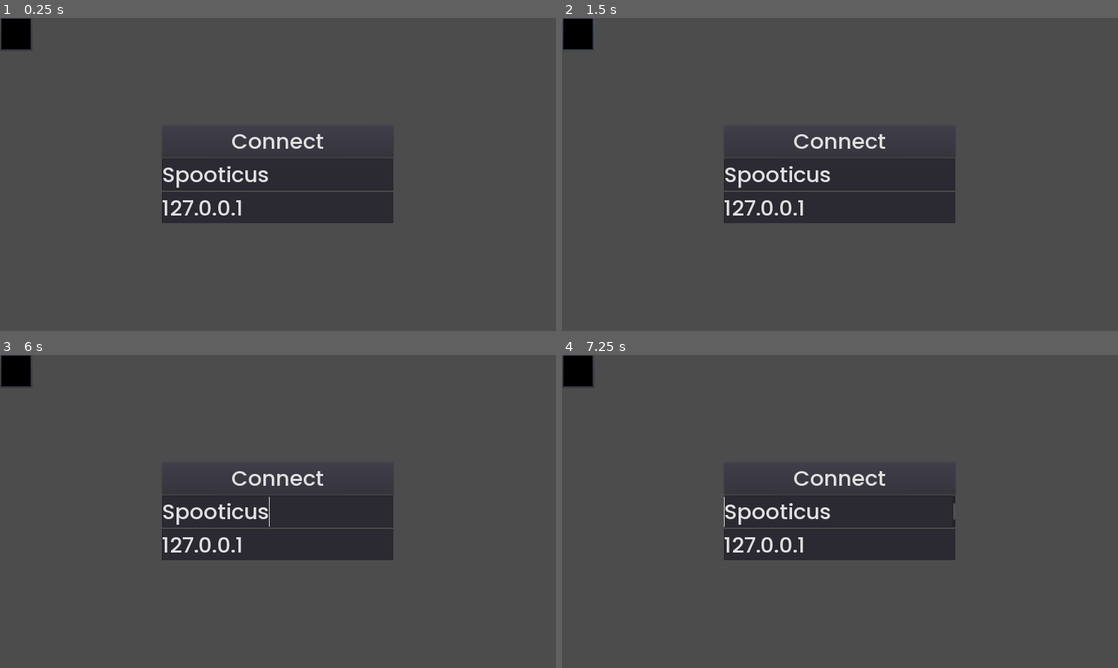
Above: before the commit, frames 1-4 (two rows, left to right).
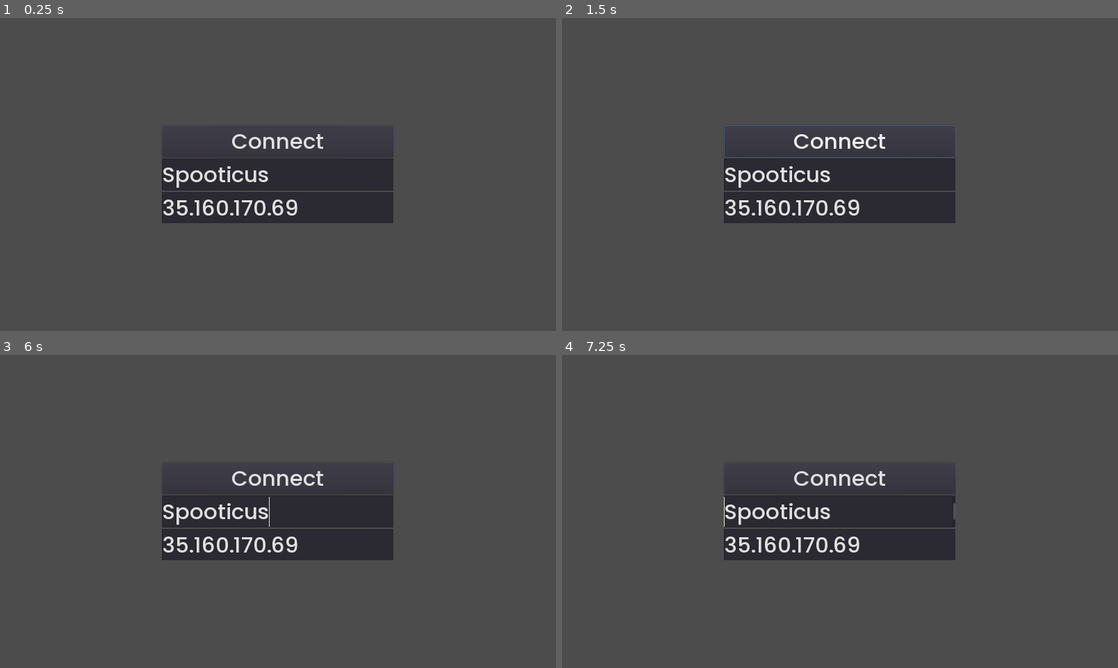
Above: after the commit, the same moments.

Repository: Spootikai/family_splatters
Game: Godot game, scene res://scenes/MainMenu.tscn
The game is run twice, just before and just after one commit, with the same random seed, the same clock (stepped at 60 frames per second) and the same inputs.
Inputs (mouse positions are in pixels of both pictures, inside the frame that each line leads up to):
- Up to frame 1 (0.25 s): no input
- Up to frame 2 (1.5 s): click "Connect" at 0.5 s; move the mouse to (962, 158) at 1.27 s; press the mouse at (962, 158) at 1.28 s; hold Up (ui_up) from 1.28 s (still down)
- Up to frame 3 (6 s): move the mouse to (166, 527) at 2.02 s; release Up (ui_up) at 2.03 s; release the mouse at (166, 527) at 2.03 s; right-click (166, 527) at 2.1 s; move the mouse to (333, 442) at 2.77 s; press the mouse at (333, 442) at 2.78 s; hold Up (ui_up) 2.78-4.28 s; move the mouse to (250, 574) at 3.52 s; release the mouse at (250, 574) at 3.53 s; right-click (250, 574) at 3.6 s; move the mouse to (444, 558) at 4.27 s; press the mouse at (444, 558) at 4.28 s; move the mouse to (111, 464) at 5.02 s; release the mouse at (111, 464) at 5.03 s; right-click (111, 464) at 5.1 s; move the mouse to (305, 511) at 5.77 s; press the mouse at (305, 511) at 5.78 s
- Up to frame 4 (7.25 s): tap Enter (ui_accept) at 6.5, 6.77 s; move the mouse to (756, 433) at 6.52 s; release the mouse at (756, 433) at 6.53 s; hold Up (ui_up) from 6.53 s (still down); right-click (756, 433) at 6.6 s

The runs differ from the first frame. In frame 1, 1.1% of the frame differs, in the area x 0-54%, y 0-64%; in frame 2, 1.4%, in the area x 0-71%, y 0-64%; in frame 3, 1.1%; in frame 4, 1.1%.

Commit message:
Add files via upload

Diff:
--- a/scenes/ColorButton.gd
+++ b/scenes/ColorButton.gd
@@ -5,6 +5,5 @@
 func _ready():
 	self.modulate = color
 
-
 func _on_TextureButton_pressed():
-	self.find_parent("ColorPicker").queue_free()
+	self.find_parent("ColorPicker").button_pressed(color)
--- a/scenes/ColorPicker.gd
+++ b/scenes/ColorPicker.gd
@@ -1,7 +1,20 @@
 extends Control
 
+onready var await_server = false
 
+func _ready():
+	pass
 
-# Called when the node enters the scene tree for the first time.
-func _ready():
-	pass # Replace with function body.
+func button_pressed(color):
+	await_server = true
+	PlayerSettings.color = color
+	Server.requestPlayerSettings(color, PlayerSettings.title, self.get_instance_id())
+
+func acceptPlayerSettings():
+	queue_free()
+
+func denyPlayerSettings(type):
+	if type == "title":
+		PlayerSettings.title = str(Server.self_id)
+	if type == "color":
+		await_server = false
--- a/scenes/ColorPicker.tscn
+++ b/scenes/ColorPicker.tscn
@@ -48,50 +48,50 @@
 rect_scale = Vector2( 1, 1 )
 color = Color( 0.85098, 0, 0, 1 )
 
-[node name="TextureButton2" parent="Panel/GridContainer" instance=ExtResource( 3 )]
+[node name="TextureButton3" parent="Panel/GridContainer" instance=ExtResource( 3 )]
 margin_left = 231.0
 margin_right = 458.0
-rect_scale = Vector2( 1, 1 )
-color = Color( 0, 0.368627, 1, 1 )
-
-[node name="TextureButton3" parent="Panel/GridContainer" instance=ExtResource( 3 )]
-margin_left = 462.0
-margin_right = 689.0
 rect_scale = Vector2( 1, 1 )
 rect_pivot_offset = Vector2( -2396, -738 )
 color = Color( 1, 0.960784, 0, 1 )
 
 [node name="TextureButton4" parent="Panel/GridContainer" instance=ExtResource( 3 )]
+margin_left = 462.0
+margin_right = 689.0
+rect_scale = Vector2( 1, 1 )
+color = Color( 0.172549, 1, 0, 1 )
+
+[node name="TextureButton8" parent="Panel/GridContainer" instance=ExtResource( 3 )]
 margin_left = 693.0
 margin_right = 920.0
 rect_scale = Vector2( 1, 1 )
-color = Color( 0.172549, 1, 0, 1 )
+color = Color( 0, 0.976471, 1, 1 )
 
-[node name="TextureButton5" parent="Panel/GridContainer" instance=ExtResource( 3 )]
+[node name="TextureButton7" parent="Panel/GridContainer" instance=ExtResource( 3 )]
 margin_left = 924.0
 margin_right = 1151.0
 rect_scale = Vector2( 1, 1 )
-color = Color( 1, 0.658824, 0, 1 )
+color = Color( 1, 0, 0.984314, 1 )
 
-[node name="TextureButton6" parent="Panel/GridContainer" instance=ExtResource( 3 )]
+[node name="TextureButton11" parent="Panel/GridContainer" instance=ExtResource( 3 )]
 margin_left = 1155.0
 margin_right = 1382.0
 rect_scale = Vector2( 1, 1 )
-color = Color( 0.592157, 0, 1, 1 )
+color = Color( 1, 1, 1, 1 )
 
-[node name="TextureButton7" parent="Panel/GridContainer" instance=ExtResource( 3 )]
+[node name="TextureButton10" parent="Panel/GridContainer" instance=ExtResource( 3 )]
 margin_top = 275.0
 margin_bottom = 546.0
 rect_scale = Vector2( 1, 1 )
-color = Color( 1, 0, 0.984314, 1 )
+color = Color( 0.439216, 0, 0, 1 )
 
-[node name="TextureButton8" parent="Panel/GridContainer" instance=ExtResource( 3 )]
+[node name="TextureButton5" parent="Panel/GridContainer" instance=ExtResource( 3 )]
 margin_left = 231.0
 margin_top = 275.0
 margin_right = 458.0
 margin_bottom = 546.0
 rect_scale = Vector2( 1, 1 )
-color = Color( 0, 0.976471, 1, 1 )
+color = Color( 1, 0.537255, 0, 1 )
 
 [node name="TextureButton9" parent="Panel/GridContainer" instance=ExtResource( 3 )]
 margin_left = 462.0
@@ -101,21 +101,21 @@
 rect_scale = Vector2( 1, 1 )
 color = Color( 0, 0.415686, 0.101961, 1 )
 
-[node name="TextureButton10" parent="Panel/GridContainer" instance=ExtResource( 3 )]
+[node name="TextureButton2" parent="Panel/GridContainer" instance=ExtResource( 3 )]
 margin_left = 693.0
 margin_top = 275.0
 margin_right = 920.0
 margin_bottom = 546.0
 rect_scale = Vector2( 1, 1 )
-color = Color( 0.301961, 0, 0.105882, 1 )
+color = Color( 0, 0.368627, 1, 1 )
 
-[node name="TextureButton11" parent="Panel/GridContainer" instance=ExtResource( 3 )]
+[node name="TextureButton6" parent="Panel/GridContainer" instance=ExtResource( 3 )]
 margin_left = 924.0
 margin_top = 275.0
 margin_right = 1151.0
 margin_bottom = 546.0
 rect_scale = Vector2( 1, 1 )
-color = Color( 1, 1, 1, 1 )
+color = Color( 0.435294, 0, 0.737255, 1 )
 
 [node name="TextureButton12" parent="Panel/GridContainer" instance=ExtResource( 3 )]
 margin_left = 1155.0
--- a/scenes/Game.gd
+++ b/scenes/Game.gd
@@ -1,3 +1,4 @@
+
 extends Node2D
 
 var player_instance = preload("res://scenes/Player.tscn")
--- a/scenes/Lobby.gd
+++ b/scenes/Lobby.gd
@@ -1,8 +1,12 @@
 extends Control
 
+onready var colorpicker_instance = preload("res://scenes/ColorPicker.tscn")
 onready var lobby_icon_instance = preload("res://scenes/LobbyIcon.tscn")
 
 func _ready():
+	var new_colorpicker = colorpicker_instance.instance()
+	$CenterContainer.add_child(new_colorpicker)
+
 	if PlayerSettings.is_host:
 		$Button.disabled = false
 
--- a/scenes/Lobby.tscn
+++ b/scenes/Lobby.tscn
@@ -9,15 +9,19 @@
 theme = ExtResource( 2 )
 script = ExtResource( 1 )
 
-[node name="Button" type="Button" parent="."]
-margin_left = 640.0
-margin_top = 354.0
-margin_right = 1318.0
-margin_bottom = 533.0
-disabled = true
-text = "Start The Game!!!"
-
 [node name="HBoxContainer" type="HBoxContainer" parent="."]
 margin_right = 1920.0
 margin_bottom = 236.0
 size_flags_horizontal = 0
+
+[node name="CenterContainer" type="CenterContainer" parent="."]
+anchor_right = 1.0
+anchor_bottom = 1.0
+
+[node name="Button" type="Button" parent="CenterContainer"]
+margin_left = 621.0
+margin_top = 484.0
+margin_right = 1299.0
+margin_bottom = 596.0
+disabled = true
+text = "Start The Game!!!"
--- a/scenes/MainMenu.gd
+++ b/scenes/MainMenu.gd
@@ -1,3 +1,4 @@
+
 extends Control
 
 func _on_Button_pressed():
--- a/scenes/MainMenu.tscn
+++ b/scenes/MainMenu.tscn
@@ -1,8 +1,7 @@
-[gd_scene load_steps=4 format=2]
+[gd_scene load_steps=3 format=2]
 
 [ext_resource path="res://themes/main_menu.tres" type="Theme" id=1]
 [ext_resource path="res://scenes/MainMenu.gd" type="Script" id=2]
-[ext_resource path="res://themes/normal_menu.tres" type="Theme" id=3]
 
 [node name="MainMenu" type="Control"]
 anchor_right = 1.0
@@ -39,13 +38,7 @@
 margin_right = 800.0
 margin_bottom = 340.0
 rect_min_size = Vector2( 0, 110 )
-text = "127.0.0.1"
-
-[node name="ColorPickerButton" type="ColorPickerButton" parent="."]
-margin_right = 112.0
-margin_bottom = 112.0
-theme = ExtResource( 3 )
+text = "35.160.170.69"
 
 [connection signal="pressed" from="VBoxContainer/Button" to="." method="_on_Button_pressed"]
 [connection signal="text_changed" from="VBoxContainer/Username" to="." method="_on_Username_text_changed"]
-[connection signal="color_changed" from="ColorPickerButton" to="." method="_on_ColorPickerButton_color_changed"]
--- a/scenes/Player.gd
+++ b/scenes/Player.gd
@@ -41,13 +41,15 @@
 
 # CREATION CODE
 func _ready():
-	Server.fetchPlayerData(game_id, self.get_instance_id())
+	#Server.fetchPlayerData(game_id, self.get_instance_id())
+	pass
 
 # TICK PROCESSES
 func _process(delta):
 	# SERVER SHIT
 	if local_owned:
-		updatePlayerPosition(game_id)
+		#updatePlayerPosition(game_id)
+		pass
 
 	# DETECT INPUTS (IF OWNED BY CLIENT)
 	if local_owned:
--- a/scenes/Player.tscn
+++ b/scenes/Player.tscn
@@ -1,3 +1,4 @@
+
 [gd_scene load_steps=4 format=2]
 
 [ext_resource path="res://assets/bird.png" type="Texture" id=1]
--- a/scenes/Settings.gd
+++ b/scenes/Settings.gd
@@ -1,21 +1,42 @@
 extends Control
 
+var playerName
+var screenSizes = 0
+# Called when the node enters the scene tree for the first time.
+func _ready():
+	if(screenSizes < 2):
+		get_node("Panel/OptionButton").add_item("Windowed")
+		get_node("Panel/OptionButton").add_item("Fullscreen")
+		screenSizes+=2
 
-# Declare member variables here. Examples:
+func _on_TextureButton_pressed():
+	# Change Functionality to pass player name somewhere when closing settings
+	# Possibly check for name availability
+	print(playerName)
+	print(get_node("Panel/OptionButton").selected)
+	queue_free()
+
+# Checks for changes in volume
+func _on_VolumeSlider_value_changed(value):
+	$Panel/Volume_Level.text = str(value)
 
 
+func _on_MenuMusic_value_changed(value):
+	$Panel/Menu_Level.text = str(value)
 
-# Called when the node enters the scene tree for the first time.
-func _ready():
-	pass
+
+func _on_GameMusic_value_changed(value):
+	$Panel/Game_Level.text = str(value)
+
+# Get name from the name textbox
+func _on_LineEdit_text_changed(new_text):
+	playerName = new_text
 
 
 
 
-
-func _on_TextureButton_pressed():
-	queue_free()
-
-
-func _on_VolumeSlider_value_changed(value):
-	$Panel/VolumeLabel.text = str(value)
+func _on_OptionButton_item_selected(index):
+	if(index == 0):
+		print("Windowed Mode")
+	if(index == 1):
+		print("Fullscreen")
--- a/scenes/Settings.tscn
+++ b/scenes/Settings.tscn
@@ -6,10 +6,28 @@
 [ext_resource path="res://assets/UI Art/familysplatter-panel.png" type="Texture" id=4]
 [ext_resource path="res://assets/UI Art/exit-normal.png" type="Texture" id=5]
 [ext_resource path="res://assets/UI Art/exit-pressed.png" type="Texture" id=6]
+[ext_resource path="res://assets/UI Art/slider-dragger-focus.png" type="Texture" id=7]
+[ext_resource path="res://assets/UI Art/slider-dragger.png" type="Texture" id=8]
+[ext_resource path="res://assets/UI Art/slider-base.png" type="Texture" id=9]
+[ext_resource path="res://assets/UI Art/slider-fill.png" type="Texture" id=10]
 
 [sub_resource type="StyleBoxTexture" id=1]
 texture = ExtResource( 4 )
 region_rect = Rect2( 0, 0, 930, 890 )
+
+[sub_resource type="StyleBoxTexture" id=2]
+texture = ExtResource( 9 )
+region_rect = Rect2( 0, 0, 411, 19 )
+
+[sub_resource type="StyleBoxTexture" id=4]
+texture = ExtResource( 10 )
+region_rect = Rect2( 0, 0, 401, 12 )
+
+[sub_resource type="StyleBoxTexture" id=3]
+texture = ExtResource( 10 )
+region_rect = Rect2( 0, 0, 401, 12 )
+
+[sub_resource type="Theme" id=5]
 
 [node name="Control" type="Control"]
 anchor_right = 1.0
@@ -21,42 +39,15 @@
 anchor_top = 0.5
 anchor_right = 0.5
 anchor_bottom = 0.5
-margin_left = -450.0
-margin_top = -425.0
-margin_right = 450.0
-margin_bottom = 425.0
+margin_left = -454.0
+margin_top = -426.0
+margin_right = 446.0
+margin_bottom = 424.0
+rect_pivot_offset = Vector2( 509, 246 )
 theme = ExtResource( 1 )
 custom_styles/panel = SubResource( 1 )
 
-[node name="VolumeSlider" type="HSlider" parent="Panel"]
-anchor_left = 0.5
-anchor_right = 0.5
-margin_left = -213.5
-margin_top = 150.0
-margin_right = 213.5
-margin_bottom = 37.0
-
-[node name="SettingsLabel" type="Label" parent="Panel"]
-anchor_left = 0.5
-anchor_right = 0.5
-margin_left = -88.5
-margin_top = 25.0
-margin_right = 88.5
-margin_bottom = 31.0
-text = "Settings"
-align = 1
-
-[node name="Sound" type="Label" parent="Panel"]
-anchor_left = 0.5
-anchor_right = 0.5
-margin_left = -88.5
-margin_top = 105.0
-margin_right = 88.5
-margin_bottom = 31.0
-text = "Volume"
-align = 1
-
-[node name="TextureButton" type="TextureButton" parent="Panel"]
+[node name="ExitButton" type="TextureButton" parent="Panel"]
 anchor_right = 0.083
 margin_left = 800.0
 margin_top = 58.0
@@ -67,13 +58,147 @@
 texture_pressed = ExtResource( 6 )
 texture_hover = ExtResource( 2 )
 
-[node name="VolumeLabel" type="Label" parent="Panel"]
+[node name="VolumeSlider" type="HSlider" parent="Panel"]
+anchor_left = 0.5
+anchor_right = 0.5
+margin_left = -213.0
+margin_top = 174.0
+margin_right = 213.5
+margin_bottom = 198.0
+custom_icons/grabber_highlight = ExtResource( 7 )
+custom_icons/grabber = ExtResource( 8 )
+custom_styles/slider = SubResource( 2 )
+custom_styles/grabber_area_highlight = SubResource( 4 )
+custom_styles/grabber_area = SubResource( 3 )
+value = 50.0
+
+[node name="SettingsLabel" type="Label" parent="Panel"]
+anchor_left = 0.5
+anchor_right = 0.5
+margin_left = -88.5
+margin_top = 33.0
+margin_right = 88.5
+margin_bottom = 61.0
+theme = SubResource( 5 )
+text = "Settings"
+align = 1
+
+[node name="Sound" type="Label" parent="Panel"]
+anchor_left = 0.5
+anchor_right = 0.5
+margin_left = -88.5
+margin_top = 129.0
+margin_right = 88.5
+margin_bottom = 157.0
+text = "Sound Effects"
+align = 1
+
+[node name="Volume_Level" type="Label" parent="Panel"]
 margin_left = 686.0
-margin_top = 141.5
+margin_top = 171.5
 margin_right = 726.0
-margin_bottom = 169.5
+margin_bottom = 199.5
 text = "0"
 align = 1
 
+[node name="Player_Name" type="Label" parent="Panel"]
+anchor_left = 0.5
+anchor_top = 0.443
+anchor_right = 0.5
+anchor_bottom = 0.443
+margin_left = -92.0
+margin_top = 58.45
+margin_right = 92.0
+margin_bottom = 88.45
+text = "Player Name"
+align = 1
+
+[node name="LineEdit" type="LineEdit" parent="Panel"]
+margin_left = 291.0
+margin_top = 477.0
+margin_right = 606.0
+margin_bottom = 515.0
+align = 1
+max_length = 12
+
+[node name="MenuMusic" type="HSlider" parent="Panel"]
+anchor_left = 0.5
+anchor_right = 0.5
+margin_left = -213.0
+margin_top = 262.0
+margin_right = 213.5
+margin_bottom = 286.0
+custom_icons/grabber_highlight = ExtResource( 7 )
+custom_icons/grabber = ExtResource( 8 )
+custom_styles/slider = SubResource( 2 )
+custom_styles/grabber_area_highlight = SubResource( 4 )
+custom_styles/grabber_area = SubResource( 3 )
+value = 50.0
+
+[node name="Menu_Music_Label" type="Label" parent="Panel"]
+anchor_left = 0.5
+anchor_right = 0.5
+margin_left = -88.5
+margin_top = 218.0
+margin_right = 88.5
+margin_bottom = 246.0
+text = "Menu Music"
+align = 1
+
+[node name="Menu_Level" type="Label" parent="Panel"]
+margin_left = 686.0
+margin_top = 259.5
+margin_right = 726.0
+margin_bottom = 287.5
+text = "0"
+align = 1
+
+[node name="Game_Music_Label" type="Label" parent="Panel"]
+anchor_left = 0.5
+anchor_right = 0.5
+margin_left = -88.5
+margin_top = 306.0
+margin_right = 88.5
+margin_bottom = 334.0
+text = "Game Music"
+align = 1
+
+[node name="GameMusic" type="HSlider" parent="Panel"]
+anchor_left = 0.5
+anchor_right = 0.5
+margin_left = -213.0
+margin_top = 350.0
+margin_right = 213.5
+margin_bottom = 374.0
+custom_icons/grabber_highlight = ExtResource( 7 )
+custom_icons/grabber = ExtResource( 8 )
+custom_styles/slider = SubResource( 2 )
+custom_styles/grabber_area_highlight = SubResource( 4 )
+custom_styles/grabber_area = SubResource( 3 )
+value = 50.0
+
+[node name="Game_Level" type="Label" parent="Panel"]
+margin_left = 686.0
+margin_top = 347.5
+margin_right = 726.0
+margin_bottom = 375.5
+text = "0"
+align = 1
+
+[node name="OptionButton" type="OptionButton" parent="Panel"]
+margin_left = 293.0
+margin_top = 591.0
+margin_right = 605.0
+margin_bottom = 629.0
+text = "Windowed"
+align = 1
+
+[connection signal="pressed" from="Panel/ExitButton" to="." method="_on_TextureButton_pressed"]
 [connection signal="value_changed" from="Panel/VolumeSlider" to="." method="_on_VolumeSlider_value_changed"]
-[connection signal="pressed" from="Panel/TextureButton" to="." method="_on_TextureButton_pressed"]
+[connection signal="text_changed" from="Panel/LineEdit" to="." method="_on_LineEdit_text_changed"]
+[connection signal="value_changed" from="Panel/MenuMusic" to="." method="_on_VolumeSlider_value_changed"]
+[connection signal="value_changed" from="Panel/MenuMusic" to="." method="_on_MenuMusic_value_changed"]
+[connection signal="value_changed" from="Panel/GameMusic" to="." method="_on_GameMusic_value_changed"]
+[connection signal="value_changed" from="Panel/GameMusic" to="." method="_on_VolumeSlider_value_changed"]
+[connection signal="value_changed" from="Panel/GameMusic" to="." method="_on_MenuMusic_value_changed"]
+[connection signal="item_selected" from="Panel/OptionButton" to="." method="_on_OptionButton_item_selected"]
--- a/singletons/PlayerSettings.gd
+++ b/singletons/PlayerSettings.gd
@@ -2,5 +2,5 @@
 
 var title = "???"
 var color = Color(1, 1, 1).to_argb64()
-var game_id = -1
+
 var is_host = false
--- a/singletons/Server.gd
+++ b/singletons/Server.gd
@@ -16,18 +16,20 @@
 
 func _on_connection_succeeded():
 	print("Successfully connected")
+
+	get_tree().change_scene("res://scenes/Lobby.tscn")
 	self_id = get_tree().get_network_unique_id()
-	get_tree().change_scene("res://scenes/Lobby.tscn")
 
-# Send over player settings
-remote func fetchPlayerSettings():
-	rpc_id(1, "returnPlayerSettings", PlayerSettings.color, PlayerSettings.title)
+# Player settings
+# Make sure to set colors to ARGB64 and revert back after sending
+func requestPlayerSettings(color, title, requester):
+	rpc_id(1, "requestPlayerSettings", color.to_argb64(), title, requester)
 
-# Fetch player data (username, color, mode)
-func fetchPlayerData(peer_id, requester):
-	rpc_id(1, "fetchPlayerData", peer_id, requester)
-remote func returnPlayerData(s_mode, s_title, s_color, requester):
-	instance_from_id(requester).setPlayerData(s_mode, s_title, Color(s_color))
+remote func acceptPlayerSettings(requester):
+	instance_from_id(requester).acceptPlayerSettings()
+
+remote func denyPlayerSettings(type, requester):
+	instance_from_id(requester).denyPlayerSettings(type)
 
 # Request to start game
 func startGame(id):
Binary file added: assets/UI Art/slider-base.png
Not shown, added: assets/UI Art/slider-base.png.import
Binary file added: assets/UI Art/slider-dragger-focus.png
Not shown, added: assets/UI Art/slider-dragger-focus.png.import
Binary file added: assets/UI Art/slider-dragger.png
Not shown, added: assets/UI Art/slider-dragger.png.import
Binary file added: assets/UI Art/slider-fill.png
Not shown, added: assets/UI Art/slider-fill.png.import
Not shown, changed: assets/background.png.import
Not shown, changed: assets/bird.png.import
Not shown, changed: assets/circle.png.import
Not shown, changed: assets/egg.png.import
(and 5 more such lines)
